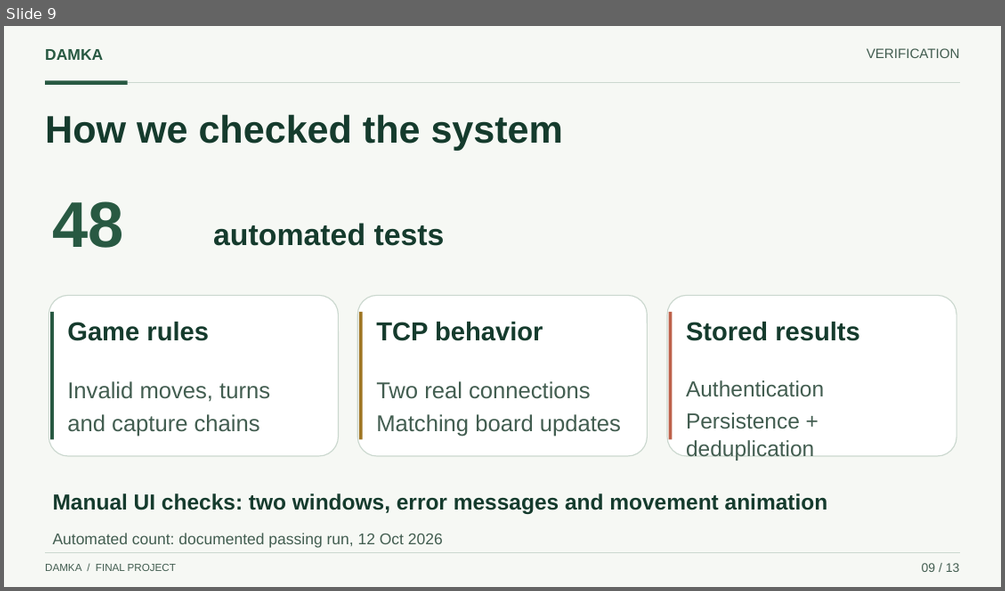
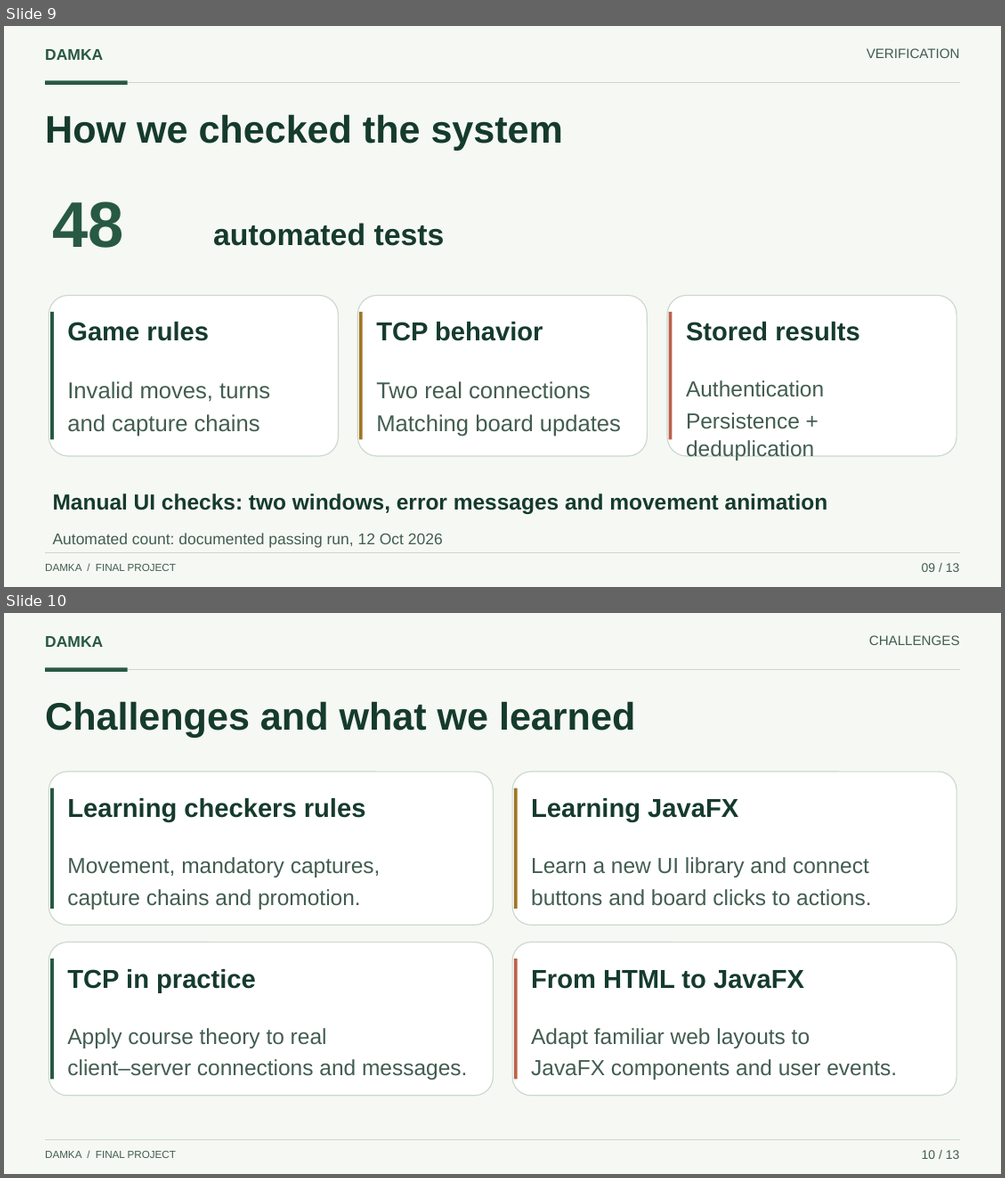
Before and after one commit to MuthannaFrhat/damka-game, a slide deck: docs/presentation/Damka_Presentation.pptx. Shown one above the other, each under a label of ours: slide 9 before the commit, slides 9 and 10 after it. The pictures are 1005x591 and 1005x1178 pixels, drawn with LibreOffice and Linux fonts; fonts in the diff are those of the drawing. Boxes give left, top, right and bottom in pixels: in the first picture for what was removed or moved away, otherwise in the second. Text is boxed around its words. In the diff, an @@ line names an element or a change of style, - is before the commit and + after.

Commit message:
Align presentation with project book and clarify technical terms

```diff
--- a/docs/presentation/Damka_Presentation.pptx
+++ b/docs/presentation/Damka_Presentation.pptx
@@ slide 10 added at (4,613,1001,1174), background #F6F8F4 @@
@@ text added at (45,636,103,647), 15 pt, text #285942, bold @@
+DAMKA
@@ text added at (869,635,960,645), 13 pt, text #425D50 @@
+CHALLENGES
@@ line added from (45, 670) to (960, 670), #CBD8CF 1 pt @@
@@ rectangle added at (45,667,128,672), fill #285942 @@
@@ text added at (45,701,635,738), 37 pt, text #153B2D, bold @@
+Challenges and what we learned
@@ rounded rectangle added at (48,771,493,925), fill #FFFFFF, outline #CBD8CF 1 pt @@
@@ rounded rectangle added at (512,771,956,925), fill #FFFFFF, outline #CBD8CF 1 pt @@
@@ rectangle added at (50,788,53,908), fill #285942 @@
@@ text added at (67,798,366,822), 25 pt, text #153B2D, bold @@
+Learning checkers rules
@@ rectangle added at (514,788,517,908), fill #9F7624 @@
@@ text added at (531,798,738,822), 25 pt, text #153B2D, bold @@
+Learning JavaFX
@@ text added at (67,857,380,909), 21 pt, text #425D50 @@
+Movement, mandatory captures,
+capture chains and promotion.
@@ text added at (531,857,871,906), 21 pt, text #425D50 @@
+Learn a new UI library and connect
+buttons and board clicks to actions.
@@ rounded rectangle added at (48,942,493,1095), fill #FFFFFF, outline #CBD8CF 1 pt @@
@@ rectangle added at (50,958,53,1078), fill #285942 @@
@@ rounded rectangle added at (512,942,956,1095), fill #FFFFFF, outline #CBD8CF 1 pt @@
@@ rectangle added at (514,958,517,1078), fill #BD614A @@
@@ text added at (67,969,256,993), 25 pt, text #153B2D, bold @@
+TCP in practice
@@ text added at (531,970,804,989), 25 pt, text #153B2D, bold @@
+From HTML to JavaFX
@@ text added at (67,1028,467,1079), 21 pt, text #425D50 @@
+Apply course theory to real
+client–server connections and messages.
@@ text added at (531,1028,897,1079), 21 pt, text #425D50 @@
+Adapt familiar web layouts to
+JavaFX components and user events.
@@ line added from (45, 1140) to (960, 1140), #CBD8CF 0.8 pt @@
@@ text added at (45,1151,176,1158), 10 pt, text #425D50 @@
+DAMKA / FINAL PROJECT
@@ text added at (922,1150,960,1159), 12 pt, text #425D50 @@
+10 / 13
```
Also in this commit, not shown: 2 slides changed, 1 other slide added, 2 slides removed, 4 other files.
